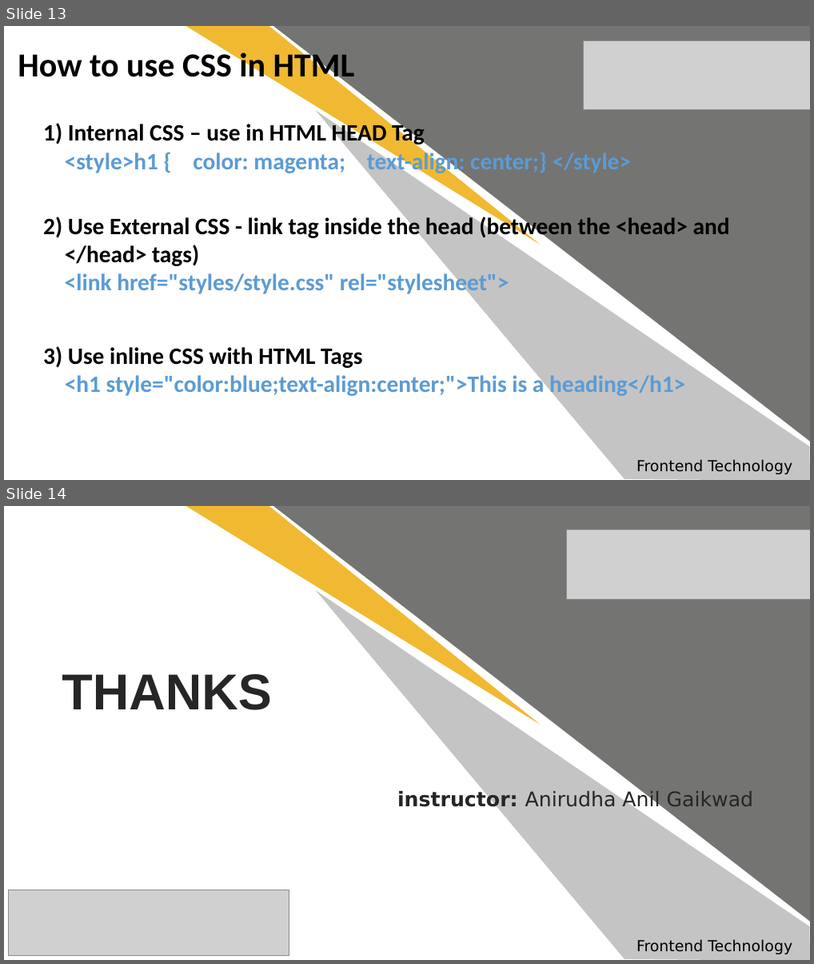
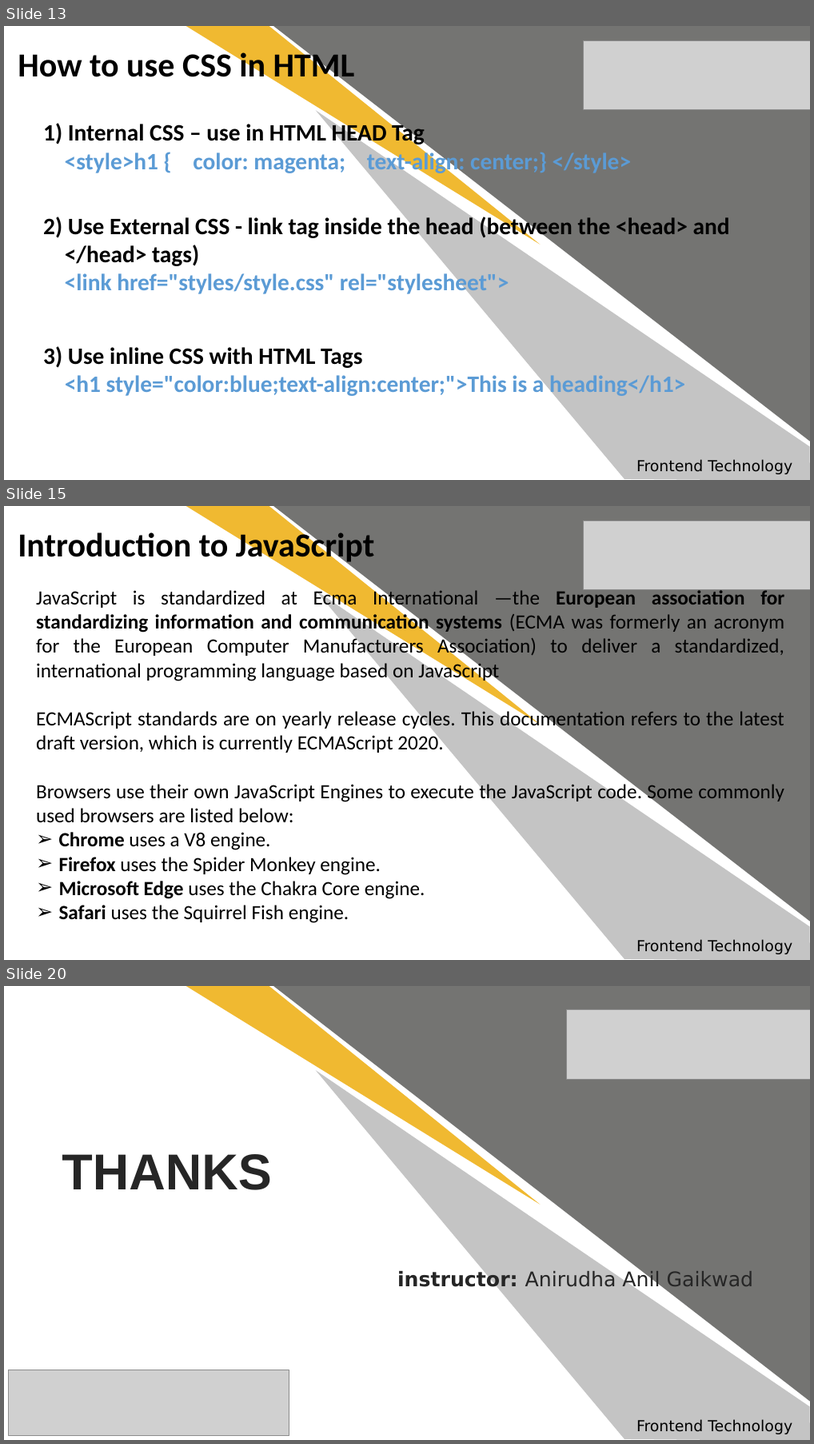
Before and after one commit to anirudhagaikwad/Python_Django_Internship_6Nov20, a slide deck: #2_Front-end_technology.pptx. Shown one above the other, each under a label of ours: slides 13 and 14 before the commit, slides 13, 15 and 20 after it; the slides between them are not shown. The pictures are 814x964 and 814x1444 pixels, drawn with LibreOffice and Linux fonts; fonts in the diff are those of the drawing; grey boxes stand for pictures. Boxes give left, top, right and bottom in pixels: in the first picture for what was removed or moved away, otherwise in the second. Text is boxed around its words. In the diff, an @@ line names an element or a change of style, - is before the commit and + after.

```diff
--- a/#2_Front-end_technology.pptx
+++ b/#2_Front-end_technology.pptx
@@ slide 15 added at (4, 506, 810, 960), background #FFFFFF @@
@@ text added at (18, 529, 374, 565), 40 pt, text #000000, bold @@
+Introduction to JavaScript
@@ freeform shape added at (186, 506, 550, 751), fill #F0B931 @@
@@ right triangle added at (274, 506, 810, 921), fill #747472 @@
@@ freeform shape added at (304, 506, 810, 960), fill #C4C4C4 @@
@@ picture added at (583, 520, 810, 589) @@
@@ text added at (36, 588, 786, 923), 24 pt, text #000000 @@
+JavaScript is standardized at Ecma International —the European association for standardizing information and communication systems (ECMA was formerly an acronym for the European Computer Manufacturers Association) to deliver a standardized, international programming language based on JavaScript
+ECMAScript standards are on yearly release cycles. This documentation refers to the latest draft version, which is currently ECMAScript 2020.
+Browsers use their own JavaScript Engines to execute the JavaScript code. Some commonly used browsers are listed below:
+➢ Chrome uses a V8 engine.
+➢ Firefox uses the Spider Monkey engine.
+➢ Microsoft Edge uses the Chakra Core engine.
+➢ Safari uses the Squirrel Fish engine.
@@ text added at (637, 939, 793, 954), 18 pt, text #000000 @@
+Frontend Technology
@@ what was slide 14 is now slide 20 @@
```
Also in this commit, not shown: 5 other slides added, 4 other files.
